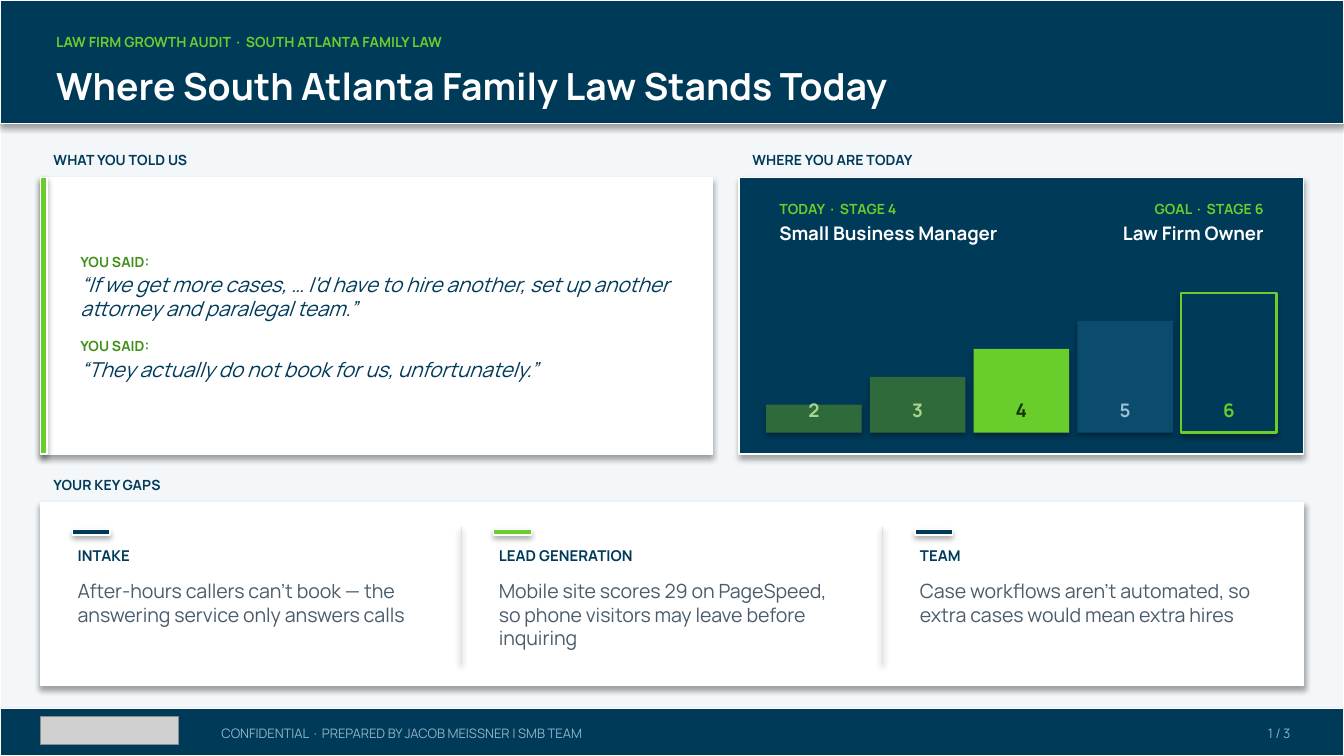
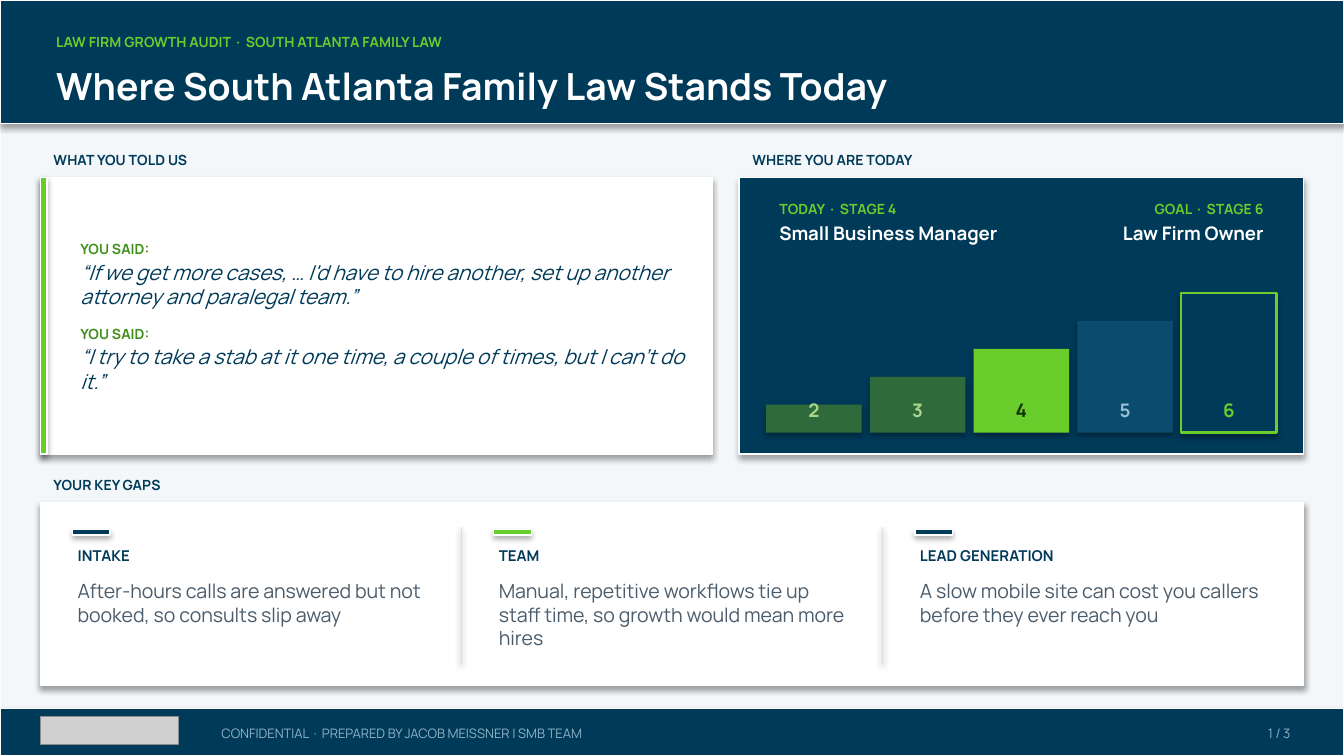
Before and after one commit to SMB-Team-Technology/workwith-smbteam, a slide deck: slide 1 of south-atlanta-family-law/SouthAtlantaFamilyLaw_November52026_Proposal.pptx. Drawn at 1344x756 pixels with LibreOffice and Linux fonts; fonts in the diff are those of the drawing; grey boxes stand for pictures. Boxes give left, top, right and bottom in pixels: in the first picture for what was removed or moved away, otherwise in the second. Text is boxed around its words. In the diff, an @@ line names an element or a change of style, - is before the commit and + after.

```diff
--- a/south-atlanta-family-law/SouthAtlantaFamilyLaw_November52026_Proposal.pptx
+++ b/south-atlanta-family-law/SouthAtlantaFamilyLaw_November52026_Proposal.pptx
@@ text at (80, 349, 684, 389): text changed @@
-“They actually do not book for us, unfortunately.”
+“I try to take a stab at it one time, a couple of times, but I can't do it.”
@@ text at (499, 550, 540, 561): text changed @@
-LEAD GENERATION
+TEAM
@@ text at (920, 550, 1054, 562): text changed @@
-TEAM
+LEAD GENERATION
@@ text at (78, 583, 421, 627): text changed @@
-After-hours callers can't book — the answering service only answers calls
+After-hours calls are answered but not booked, so consults slip away
@@ text at (499, 583, 844, 646): text changed @@
-Mobile site scores 29 on PageSpeed, so phone visitors may leave before inquiring
+Manual, repetitive workflows tie up staff time, so growth would mean more hires
@@ text at (920, 583, 1259, 627): text changed @@
-Case workflows aren't automated, so extra cases would mean extra hires
+A slow mobile site can cost you callers before they ever reach you
```
Also in this commit, not shown: 2 other slides changed, 1 other file.
